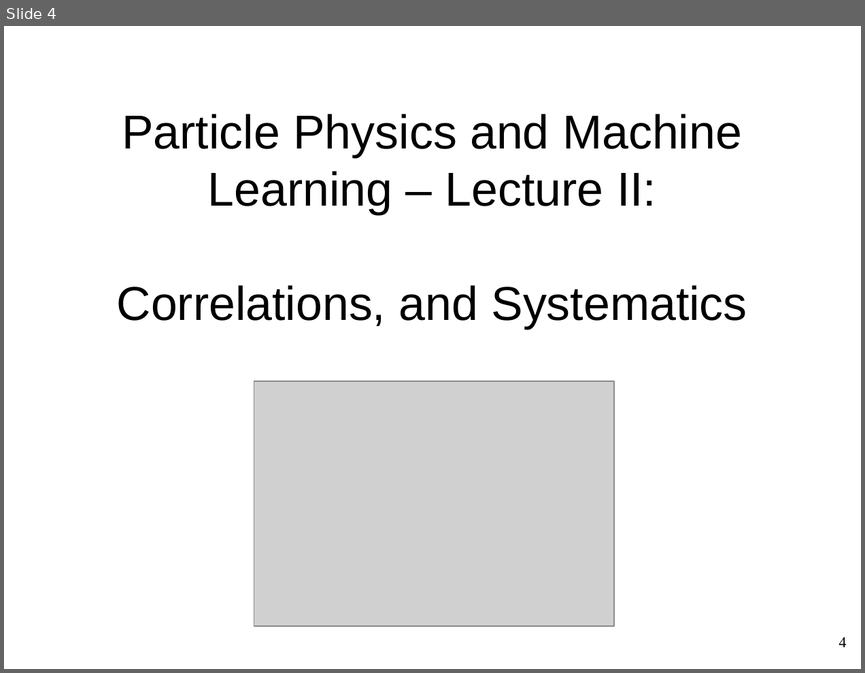
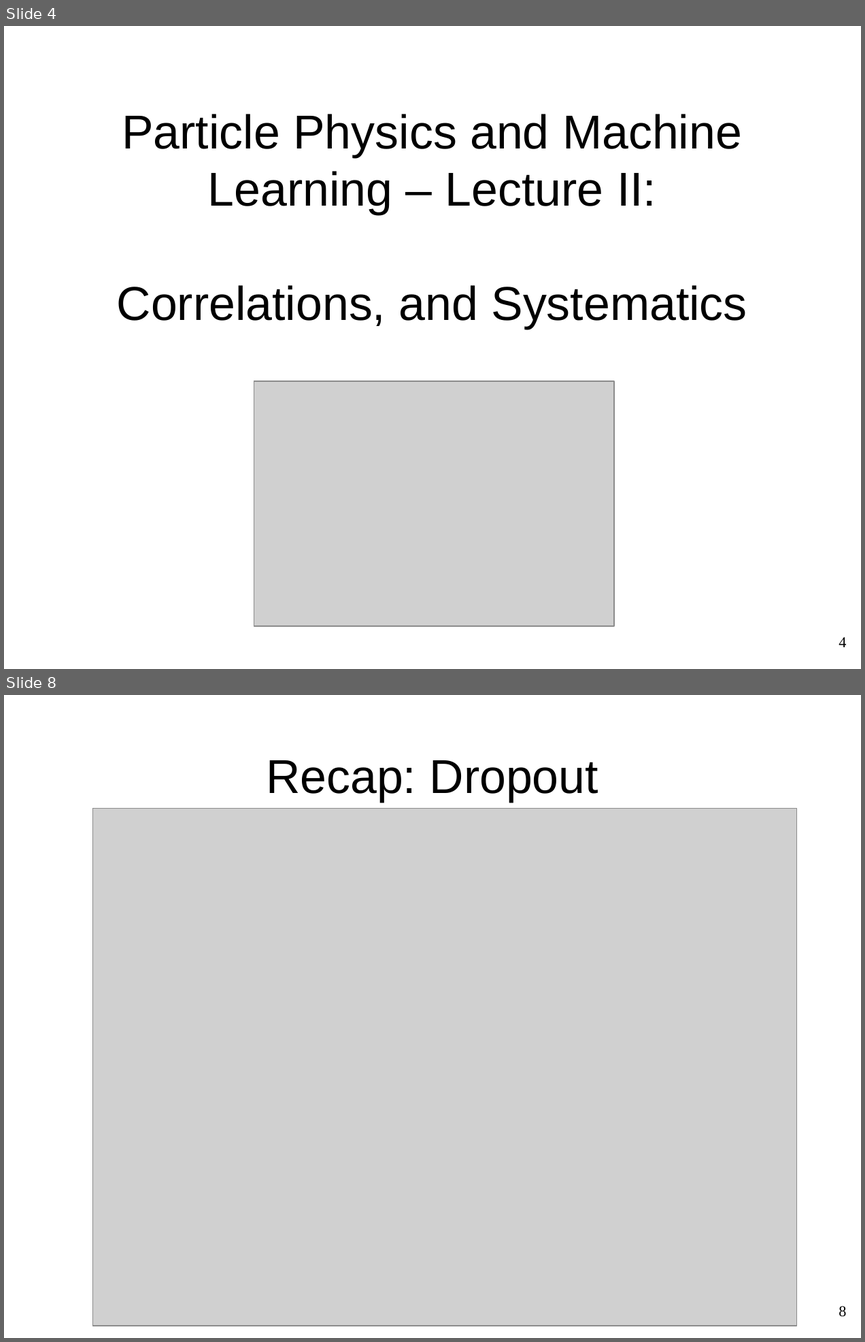
Before and after one commit to WolfgangWaltenberger/winterschool, a slide deck: systematics.odp. Shown one above the other, each under a label of ours: slide 4 before the commit, slides 4 and 8 after it; the slides between them are not shown. The pictures are 865x673 and 865x1342 pixels, drawn with LibreOffice and Linux fonts; fonts in the diff are those of the drawing; grey boxes stand for pictures. Boxes give left, top, right and bottom in pixels: in the first picture for what was removed or moved away, otherwise in the second. Text is boxed around its words. In the diff, an @@ line names an element or a change of style, - is before the commit and + after.

```diff
--- a/systematics.odp
+++ b/systematics.odp
@@ slide 8 added at [4, 695, 861, 1338], background #FFFFFF @@
@@ title added at [266, 760, 598, 802], 44 pt, text #000000 @@
+Recap: Dropout
@@ picture added at [92, 809, 797, 1325] @@
@@ page number added at [838, 1306, 846, 1317], 14 pt, text #000000 @@
+8
```
Also in this commit, not shown: 1 slide changed, 16 other slides added, 1 slide removed.
